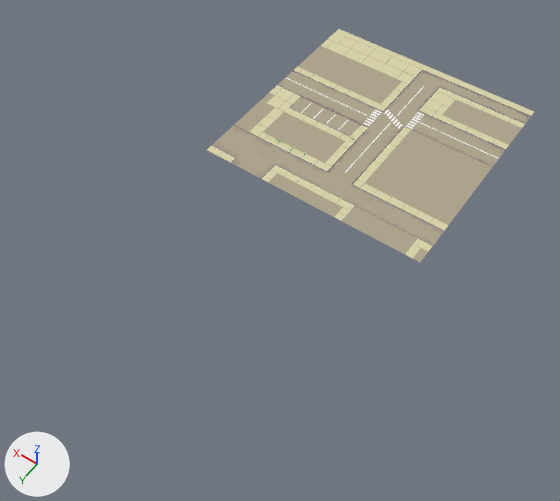
Before and after pictures for a commit that changed the Blender file developement assets/city.blend.
Before and after are seen from a camera (50 mm lens) standing at (-34.6, 70.2, 72.5) and looking at (-1.6, 24.1, 0.1). The lights are fixed; the arrows at lower left show +X, +Y and +Z.
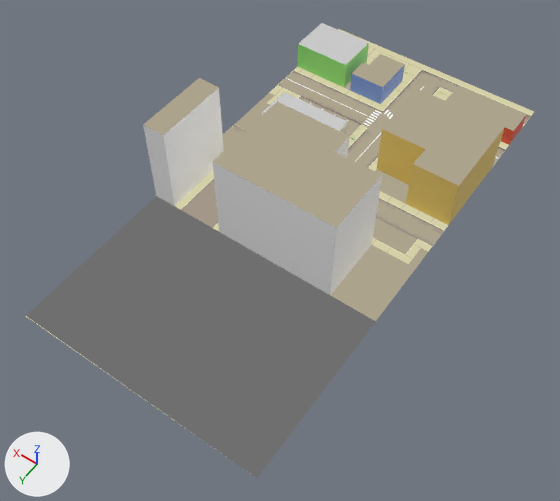
Pixel boxes [x1, y1, x2, y2] of what changed, in the pictures (560 x 501 px; the box of a moved part takes in the faces that stretch with it):
'Plane.001', added: after [26, 78, 420, 478]
    faces in mat_material_001: [26, 78, 420, 478]
    faces in mat_white (white #ffffff): [143, 88, 382, 295]
'Plane', reshaped, turned, rescaled: before [207, 29, 534, 262]; after [223, 23, 534, 262]
part 1 of me_plane_001, moved or reshaped: before [211, 46, 531, 254]; after [223, 23, 531, 254]
part 2 of me_plane_001, added: after [267, 102, 350, 158]
part 3 of me_plane_001, surface changed: before [224, 71, 531, 247]; after [230, 71, 531, 243]
part 4 of me_plane_001, recoloured: before [272, 57, 345, 157]; after [316, 30, 350, 57]
part 5 of me_plane_001, recoloured: before [385, 138, 485, 218]; after [390, 136, 497, 218]
part 6 of me_plane_001, recoloured: before [294, 86, 395, 126]; after [362, 72, 398, 98]
part 7 of me_plane_001, recoloured: before [306, 51, 358, 82]; after [309, 49, 361, 82]

The change, as a list of edits to the scene's bpy script:
```text
Add mat_gray:
    mat_gray = principled_material('gray')
    mat_gray.base_color = (0.612, 0.612, 0.612)  # light grey #cdcdcd
Add mat_red:
    mat_red = principled_material('red')
    mat_red.base_color = (0.801, 0.0952, 0.0555)  # red #e75743
Add mat_yellow:
    mat_yellow = principled_material('yellow')
    mat_yellow.base_color = (0.801, 0.579, 0.139)  # yellow #e7c868
Add mat_green:
    mat_green = principled_material('green')
    mat_green.base_color = (0.291, 0.801, 0.187)  # green #93e778
Add mat_blue:
    mat_blue = principled_material('blue')
    mat_blue.base_color = (0.186, 0.32, 0.802)  # blue #7799e7
Add mat_white:
    mat_white = principled_material('white')
    mat_white.base_color = (1.0, 1.0, 1.0)  # white #ffffff
Change me_plane_001:
    used by ob_plane; location = (0.0, 0.0, 0.0)
    remove me_plane_001.from_pydata(...)  # 1299 vertices, 1234 faces; spans x -16.0..16.0, y -16.0..16.0, z -0.1..0.0
    add me_plane_001.from_pydata(...)  # 1534 vertices, 1467 faces; spans x -16.0..16.0, y -16.0..16.0, z -12.0..0.1
    me_plane_001 part 1: 638 vertices moved from x -16.0..16.0, y -15.0..16.0, z -0.1..0.0 to x -16.0..16.0, y -15.0..16.0, z -7.0..0.1; 136 vertices removed from x -16.0..16.0, y -13.0..16.0, z -0.1..0.0; 338 vertices added at x -16.0..16.0, y -13.0..16.0, z -7.0..0.1
    me_plane_001 part 2: 33 vertices added at x -4.0..6.0, y 14.0..16.0, z -12.0
    me_plane_001 part 3: 295 kept faces spanning x -16.0..16.0, y -15.0..16.0, z -7.0..0.1 get new texture (UV) coordinates
    me_plane_001 part 4: 16 faces spanning x 2.0..13.0, y -11.0..9.0, z -4.0..0.0 switch from mat_material_001 to mat_gray (light grey #cdcdcd)
    me_plane_001 part 5: 23 faces spanning x -16.0..-4.0, y -3.0..9.0, z -7.0..0.0 switch from mat_material_001 to mat_yellow (yellow #e7c868)
    me_plane_001 part 6: 5 faces spanning x 2.0..10.0, y -9.0..4.0, z -3.0..0.0 switch from mat_material_001 to mat_blue (blue #7899e7)
    me_plane_001 part 7: 12 faces spanning x 8.0..16.0, y -11.0..-5.0, z -4.0..0.0 switch from mat_material_001 to mat_green (green #93e778)
    add me_plane_001.materials.append(mat_white)  # white #ffffff
    add me_plane_001.materials.append(mat_red)  # red #e75743
Add me_plane_003:
    me_plane_003.from_pydata(...)  # 1158 vertices, 1092 faces; spans x -16.0..16.0, y -16.0..16.0, z 0.0..12.0
    # faces by material slot: [1024, 68]
    me_plane_003.materials.append(mat_material_001)
    me_plane_003.materials.append(mat_white)  # white #ffffff
Change ob_plane:
    ob_plane.rotation_euler: (0.0, 0.0, 0.0) -> (0.0, -3.142, 0.0)  # degrees (0, 0, 0) -> degrees (0, -180, 0)
    ob_plane.scale: (1.0, 1.0, 1.0) -> (-1.0, 1.0, 1.0)
Add ob_plane_001:
    ob_plane_001 = bpy.data.objects.new('Plane.001', me_plane_003)
    ob_plane_001.location = (0.0, 32.0, 0.0)
```
